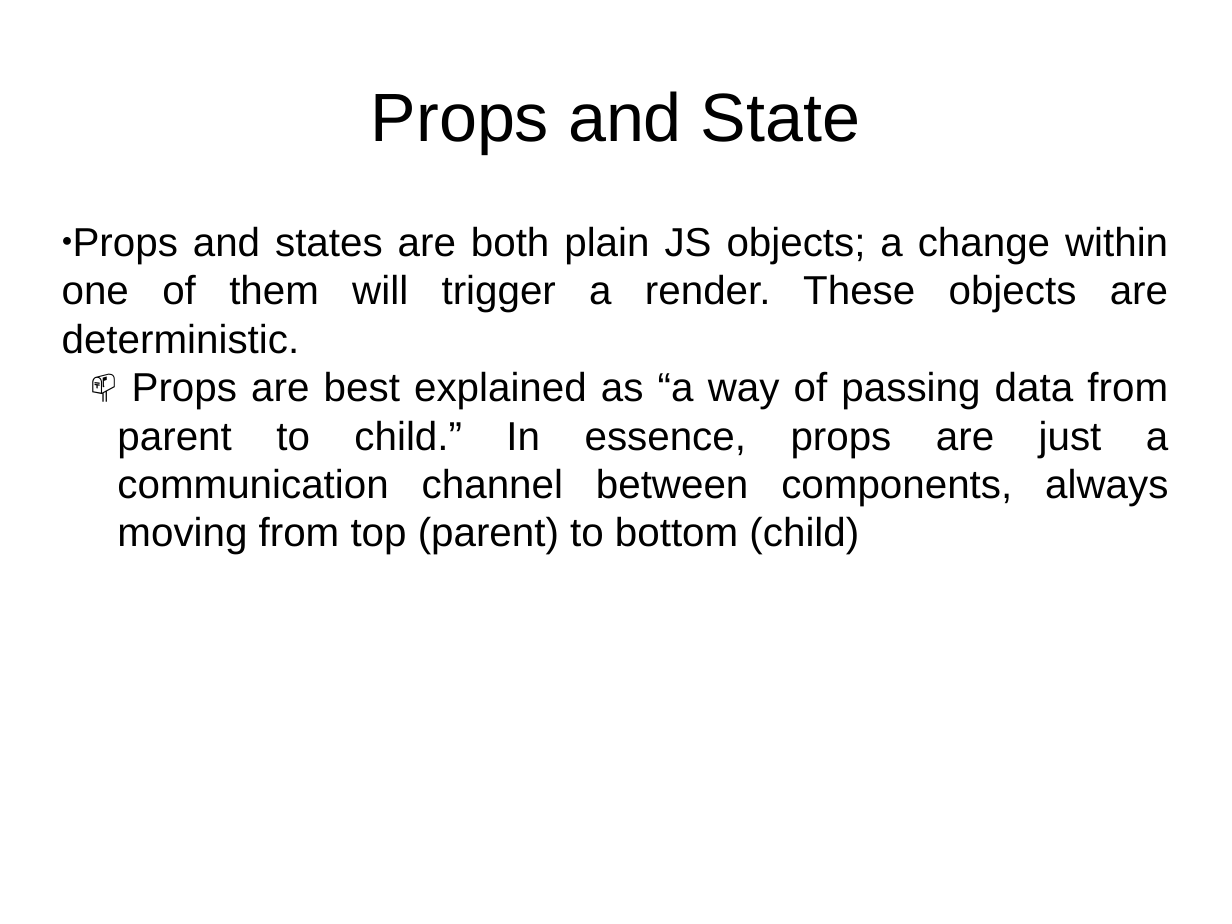
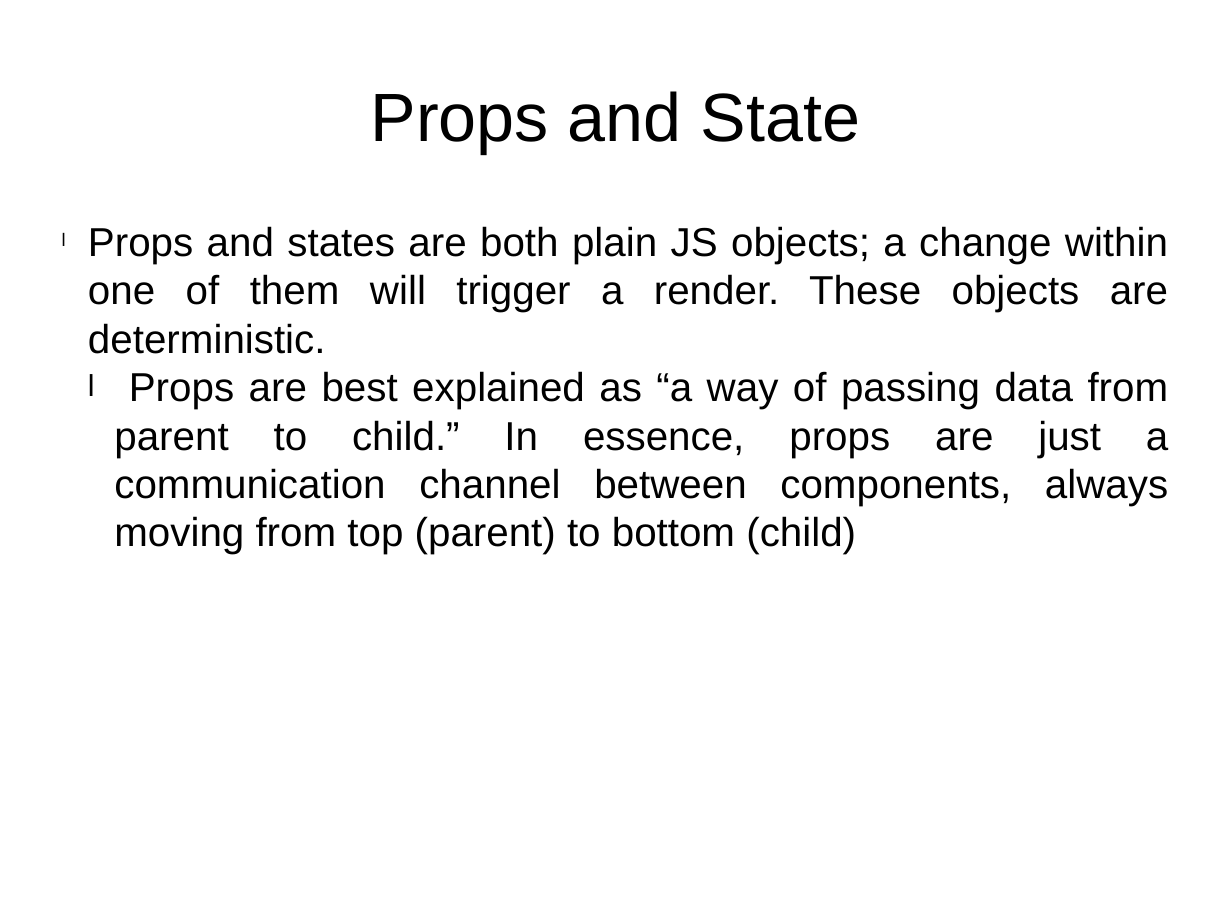
Before and after one commit to lnvtphu/MUsers, a slide deck: slide 7 of document/react.pptx. Drawn at 1232x924 pixels with LibreOffice and Linux fonts; fonts in the diff are those of the drawing. Boxes give left, top, right and bottom in pixels: in the first picture for what was removed or moved away, otherwise in the second. Text is boxed around its words. In the diff, an @@ line names an element or a change of style, - is before the commit and + after.

```diff
--- a/document/react.pptx
+++ b/document/react.pptx
@@ text "Props and states are both ..." at (x1=88, y1=226, x2=1169, y2=554): bullet ● to l; bullet 📫 to l @@
```
Also in this commit, not shown: 7 other slides changed, 7 other files.
